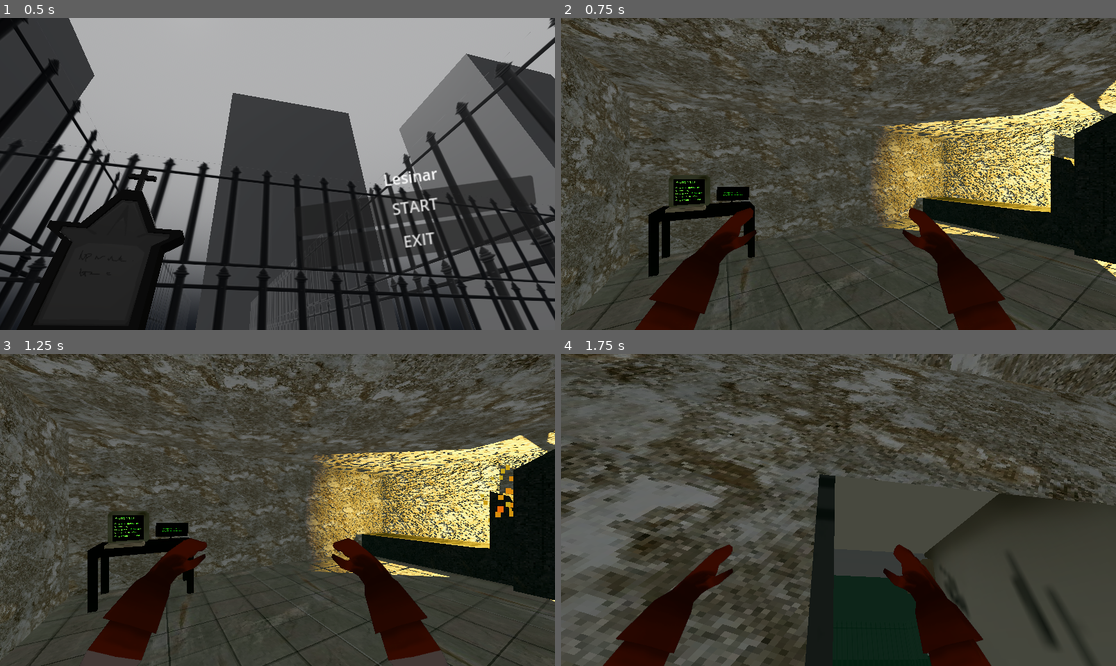
Above: before the commit, frames 1-4 (two rows, left to right).
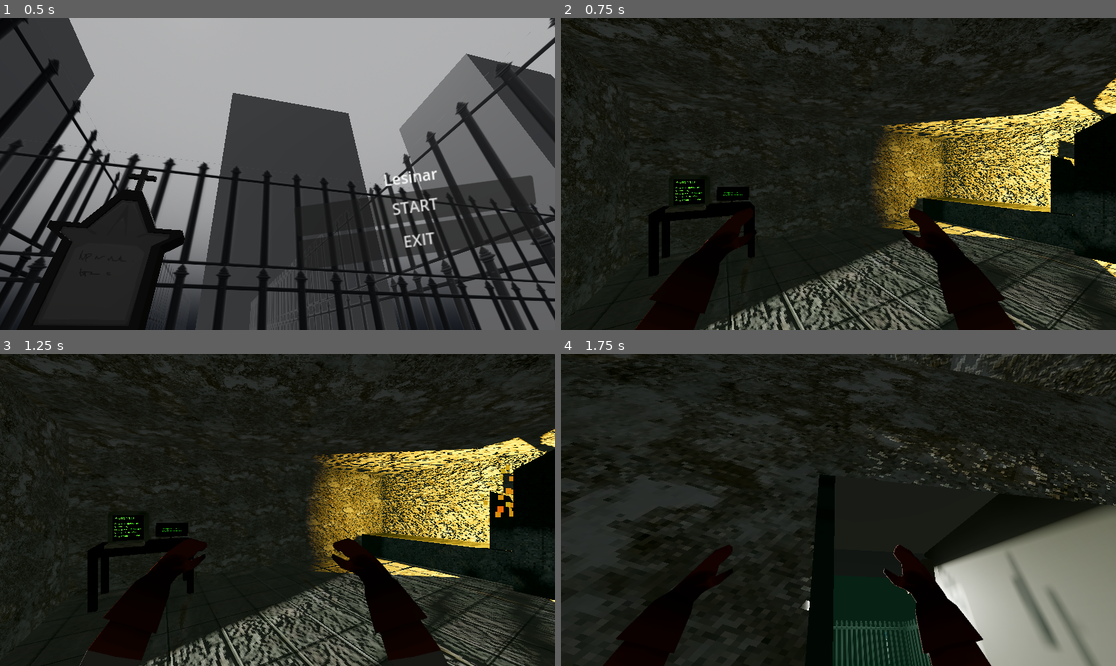
Above: after the commit, the same moments.

Repository: senseibobo/lesinar
Game: Godot game, scene res://menu/menu.tscn
Two runs of this game, one before a commit and one after it. Both use one fixed random seed, a clock stepped at 60 frames per second and the inputs below.
Inputs (mouse positions are in pixels of both pictures, inside the frame that each line leads up to):
- Up to frame 1 (0.5 s): no input
- Up to frame 2 (0.75 s): click "START" at 0.5 s
- Up to frame 3 (1.25 s): no input
- Up to frame 4 (1.75 s): move the mouse to (866, 510) at 1.27 s; hold W (up) from 1.28 s (still down); tap E (interact) at 1.35 s

Frame 1 is identical in both runs. In frame 2, 83% of the frame differs, in the area x 0-100%, y 0-100%; in frame 3, 84%; in frame 4, 89%.

Commit message:
added some better ambience

Diff:
--- a/corpse/poor/poor_corpse_info.tres
+++ b/corpse/poor/poor_corpse_info.tres
@@ -9,6 +9,7 @@
 scene = ExtResource("1_sxe5r")
 first_names = Array[String](["Milojka", "Spasoje", "Persa", "Milutin", "Bosiljka", "Živorad", "Radojka", "Sava", "Stanojka", "Velimir", "Draginja", "Vidoje", "Dobrivoje", "Stanka", "Radovan"])
 last_names = Array[String](["Jovanović", "Petrović", "Milić", "Stanojević", "Radojković", "Nikolić", "Mitrović", "Đorđević", "Milojković", "Pavlović", "Stanković", "Živković", "Lukić", "Miladinović", "Ristić"])
+alive = false
 name = ""
 formatted_name = ""
 birth_year = 0
--- a/corpse/standard/standard_corpse_info.tres
+++ b/corpse/standard/standard_corpse_info.tres
@@ -9,6 +9,7 @@
 scene = ExtResource("1_0hqy4")
 first_names = Array[String](["Marko", "Aleksandar", "Miloš", "Stefan", "Nikola", "Nemanja", "Petar", "Filip", "Milica", "Ana", "Jelena", "Ivana", "Marija", "Katarina", "Sara"])
 last_names = Array[String](["Petrović", "Jovanović", "Nikolić", "Marković", "Đorđević", "Stanković", "Milovanović", "Ilić", "Lazić", "Radovanović", "Pavlović", "Filipović", "Vasić", "Živković", "Bošković"])
+alive = false
 name = ""
 formatted_name = ""
 birth_year = 0
--- a/lampa/lampaleshinar.tscn
+++ b/lampa/lampaleshinar.tscn
@@ -1,6 +1,7 @@
-[gd_scene load_steps=8 format=4 uid="uid://ddx1rus5np1u"]
+[gd_scene load_steps=12 format=4 uid="uid://ddx1rus5np1u"]
 
 [ext_resource type="Texture2D" uid="uid://dhs8puikalnvb" path="res://lampa/lampaleshinar_lanpa.jpg" id="1_io162"]
+[ext_resource type="Texture2D" uid="uid://bhrysadydotro" path="res://terrain/grass.png" id="2_y7y6t"]
 
 [sub_resource type="StandardMaterial3D" id="StandardMaterial3D_6a7dg"]
 resource_name = "lampa"
@@ -79,18 +80,54 @@
 material = SubResource("StandardMaterial3D_io162")
 size = Vector3(0.1, 1, 0.1)
 
-[node name="lampaleshinar" type="Node3D"]
+[sub_resource type="StandardMaterial3D" id="StandardMaterial3D_f0mvv"]
+albedo_texture = ExtResource("2_y7y6t")
+metallic = 0.75
+metallic_specular = 0.8
+roughness = 0.35
+uv1_scale = Vector3(0.2, 0.2, 0.2)
+uv1_triplanar = true
+texture_filter = 2
 
-[node name="Cylinder" type="MeshInstance3D" parent="."]
+[sub_resource type="CylinderMesh" id="CylinderMesh_io162"]
+material = SubResource("StandardMaterial3D_f0mvv")
+top_radius = 0.05
+bottom_radius = 0.05
+height = 3.0
+radial_segments = 6
+rings = 2
+cap_top = false
+cap_bottom = false
+
+[sub_resource type="BoxShape3D" id="BoxShape3D_y7y6t"]
+size = Vector3(0.1, 3, 0.1)
+
+[node name="Lamp" type="StaticBody3D"]
+
+[node name="Head" type="MeshInstance3D" parent="."]
+transform = Transform3D(0.175083, 0, 0, 0, 0.175083, 0, 0, 0, 0.175083, 0, 3.31157, 0)
+layers = 4
 mesh = SubResource("ArrayMesh_tohi6")
 skeleton = NodePath("")
 
-[node name="MeshInstance3D" type="MeshInstance3D" parent="."]
+[node name="LightBulb" type="MeshInstance3D" parent="Head"]
 transform = Transform3D(1, 0, 0, 0, 1, 0, 0, 0, 1, 0.0446365, 0.19023, -0.0527634)
+layers = 4
 mesh = SubResource("BoxMesh_y7y6t")
+skeleton = NodePath("../..")
 
-[node name="OmniLight3D" type="OmniLight3D" parent="."]
-transform = Transform3D(1, 0, 0, 0, 1, 0, 0, 0, 1, 0, 0.290349, 0.147687)
-light_color = Color(0.870588, 1, 0.2, 1)
-light_energy = 15.545
-omni_range = 11.951
+[node name="OmniLight3D" type="OmniLight3D" parent="Head/LightBulb"]
+transform = Transform3D(1, 0, 0, 0, 1, 0, 0, 0, 1, -0.0446365, 0.100119, 0.20045)
+light_energy = 10.0
+shadow_enabled = true
+shadow_caster_mask = 4294967291
+omni_range = 20.0
+omni_attenuation = 1.5
+
+[node name="Pole" type="MeshInstance3D" parent="."]
+transform = Transform3D(0.866025, 0, 0.5, 0, 1, 0, -0.5, 0, 0.866025, 0, 1.4966, 0)
+mesh = SubResource("CylinderMesh_io162")
+
+[node name="CollisionShape3D" type="CollisionShape3D" parent="."]
+transform = Transform3D(1, 0, 0, 0, 1, 0, 0, 0, 1, 0, 1.5, 0)
+shape = SubResource("BoxShape3D_y7y6t")
--- a/world/world.tscn
+++ b/world/world.tscn
@@ -40,7 +40,7 @@
 sky = SubResource("Sky_3kq7x")
 ambient_light_source = 2
 ambient_light_color = Color(1, 1, 1, 1)
-ambient_light_energy = 0.15
+ambient_light_energy = 0.05
 tonemap_mode = 3
 tonemap_white = 0.45
 fog_enabled = true
@@ -57,11 +57,12 @@
 fog_depth_begin = 4.0
 fog_depth_end = 30.0
 volumetric_fog_enabled = true
-volumetric_fog_density = 0.1071
-volumetric_fog_albedo = Color(0.108007, 0.503966, 0.271894, 1)
+volumetric_fog_density = 0.0641
+volumetric_fog_albedo = Color(0.425, 0.5, 0.45625, 1)
+volumetric_fog_emission = Color(0.145098, 0.215686, 0.145098, 1)
+volumetric_fog_anisotropy = 0.16
 volumetric_fog_length = 17.99
 volumetric_fog_detail_spread = 1.68179
-volumetric_fog_sky_affect = 0.935
 volumetric_fog_temporal_reprojection_amount = 0.78
 adjustment_enabled = true
 adjustment_brightness = 0.8
@@ -873,14 +874,6 @@
 [node name="Terrain" parent="." node_paths=PackedStringArray("granice") instance=ExtResource("7_udxks")]
 granice = NodePath("../Granice")
 
-[node name="SpotLight3D" type="SpotLight3D" parent="."]
-transform = Transform3D(1, 0, 0, 0, 0.809294, 0.587404, 0, -0.587404, 0.809294, 15.1659, 2.84562, 28.4845)
-light_energy = 12.96
-shadow_enabled = true
-spot_range = 16.235
-spot_attenuation = 0.05
-spot_angle = 45.7
-
 [node name="AudioStreamPlayer3D" type="AudioStreamPlayer" parent="."]
 stream = ExtResource("7_sgkku")
 volume_db = 2.008
@@ -1102,17 +1095,34 @@
 [node name="Lamps" type="Node3D" parent="."]
 
 [node name="lampaleshinar" parent="Lamps" instance=ExtResource("25_0pnie")]
-transform = Transform3D(0.5, 0, 0, 0, 0.5, 0, 0, 0, 0.5, 24.5775, 0.914567, 24.2577)
-
-[node name="OmniLight3D" parent="Lamps/lampaleshinar" index="2"]
-transform = Transform3D(1, 0, 0, 0, 1, 0, 0, 0, 1, 0, 0.455298, 0.147687)
-light_color = Color(1, 1, 0.2, 1)
-light_energy = 4.0
-omni_range = 6.717
+transform = Transform3D(1, 0, 0, 0, 1, 0, 0, 0, 1, 25, 0, 25)
+
+[node name="lampaleshinar2" parent="Lamps" instance=ExtResource("25_0pnie")]
+transform = Transform3D(1, 0, 0, 0, 1, 0, 0, 0, 1, 15, 0, 25)
+
+[node name="lampaleshinar3" parent="Lamps" instance=ExtResource("25_0pnie")]
+transform = Transform3D(1, 0, 0, 0, 1, 0, 0, 0, 1, 5, 0, 25)
+
+[node name="lampaleshinar4" parent="Lamps" instance=ExtResource("25_0pnie")]
+transform = Transform3D(1, 0, 0, 0, 1, 0, 0, 0, 1, 5, 0, 15)
+
+[node name="lampaleshinar5" parent="Lamps" instance=ExtResource("25_0pnie")]
+transform = Transform3D(1, 0, 0, 0, 1, 0, 0, 0, 1, 5, 0, 5)
+
+[node name="lampaleshinar6" parent="Lamps" instance=ExtResource("25_0pnie")]
+transform = Transform3D(1, 0, 0, 0, 1, 0, 0, 0, 1, 15, 0, 5)
+
+[node name="lampaleshinar7" parent="Lamps" instance=ExtResource("25_0pnie")]
+transform = Transform3D(1, 0, 0, 0, 1, 0, 0, 0, 1, 15, 0, 15)
+
+[node name="lampaleshinar8" parent="Lamps" instance=ExtResource("25_0pnie")]
+transform = Transform3D(1, 0, 0, 0, 1, 0, 0, 0, 1, 25, 0, 15)
+
+[node name="lampaleshinar9" parent="Lamps" instance=ExtResource("25_0pnie")]
+transform = Transform3D(1, 0, 0, 0, 1, 0, 0, 0, 1, 25, 0, 5)
 
 [connection signal="tool_changed" from="Player" to="Terrain" method="update_terrain_mode"]
 [connection signal="grave_dug" from="Terrain" to="Player" method="_on_grave_dug"]
 
 [editable path="Kuca/kuca3"]
 [editable path="Kuca/kuca3/kuca2"]
-[editable path="Lamps/lampaleshinar"]
Not shown: 1 places in world/world.tscn that only renumber resources
